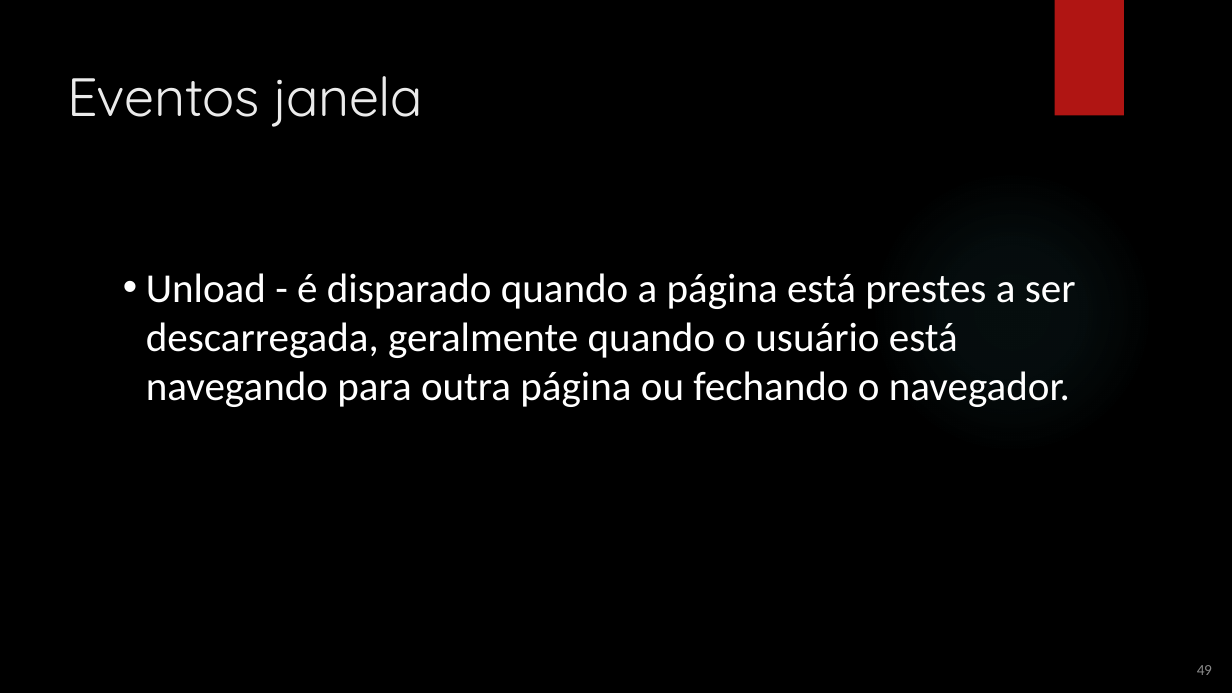
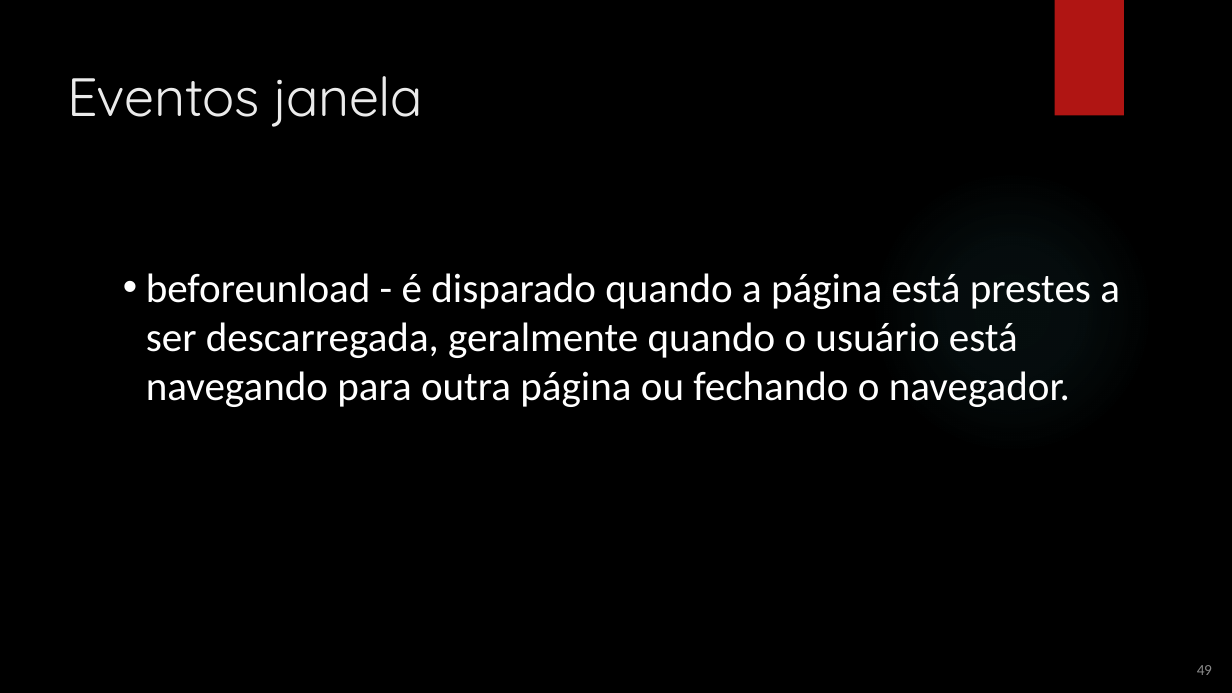
Before and after one commit to mizaelcarlos/Infonet---3-Ano-2025, a slide deck: slide 77 of Programação Client-Side/JavaScript.pptx. Drawn at 1232x693 pixels with LibreOffice and Linux fonts; fonts in the diff are those of the drawing; background and template pictures are left out. Boxes give left, top, right and bottom in pixels: in the first picture for what was removed or moved away, otherwise in the second. Text is boxed around its words. In the diff, an @@ line names an element or a change of style, - is before the commit and + after.

Commit message:
Eventos janela

```diff
--- a/Programação Client-Side/JavaScript.pptx
+++ b/Programação Client-Side/JavaScript.pptx
@@ text at [146, 273, 1120, 407]: text changed @@
-  • Unload - é disparado quando a página está prestes a ser descarregada, geralmente quando o usuário está navegando para outra página ou fechando o navegador.
+  • beforeunload - é disparado quando a página está prestes a ser descarregada, geralmente quando o usuário está navegando para outra página ou fechando o navegador.
```
Also in this commit, not shown: 1 other slide changed, 11 other files.
